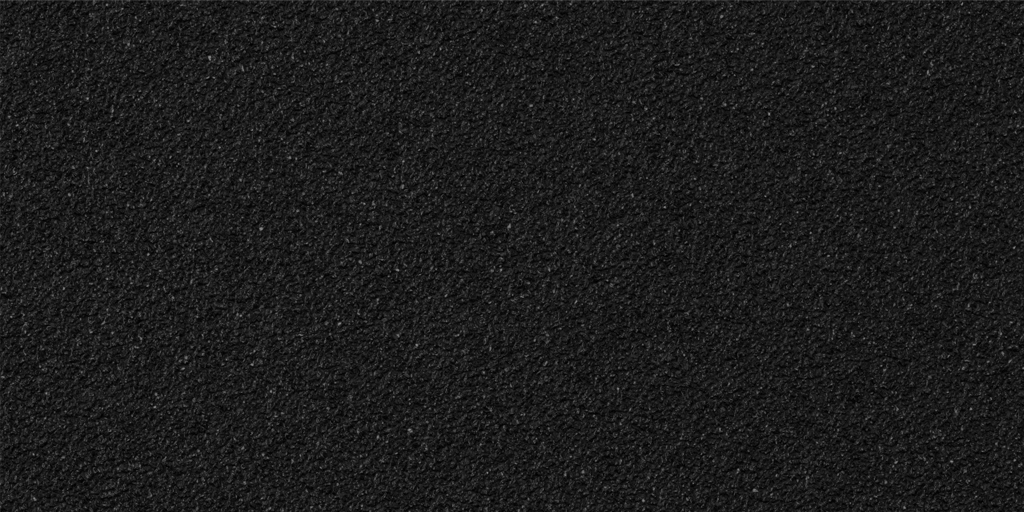
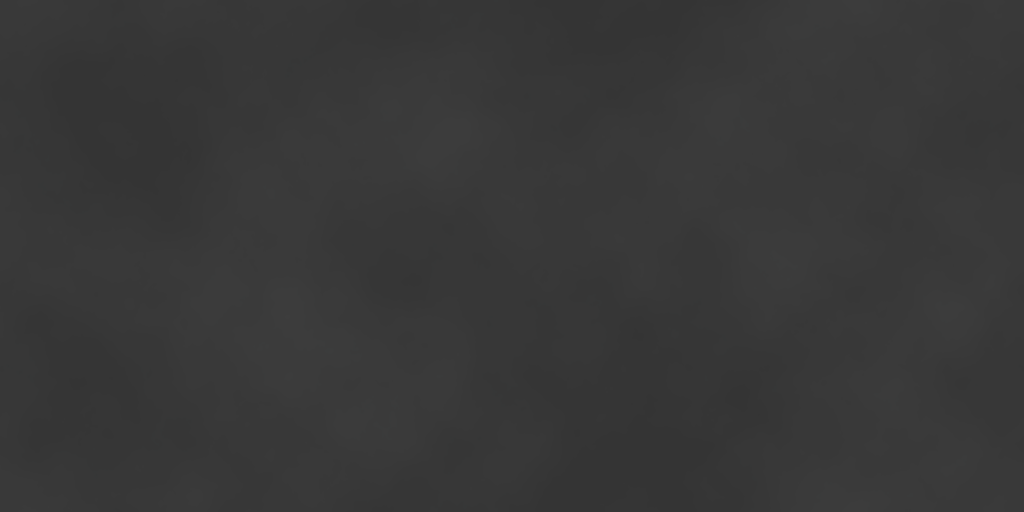
Before/after of a w=1024, h=512 layered artwork. What changed in the layer stack:
added layer "Layer 5" above "Layer 1" over [0, 0, 1024, 512]
hid "Layer 1" over [0, 0, 1024, 512]
